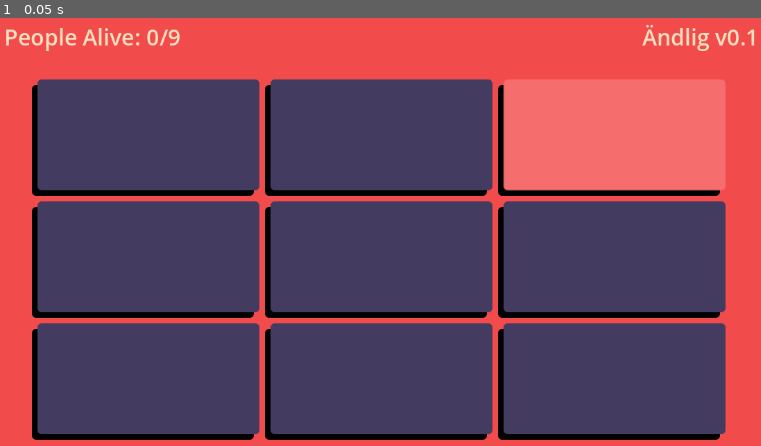
Above: before the commit, frame 1.
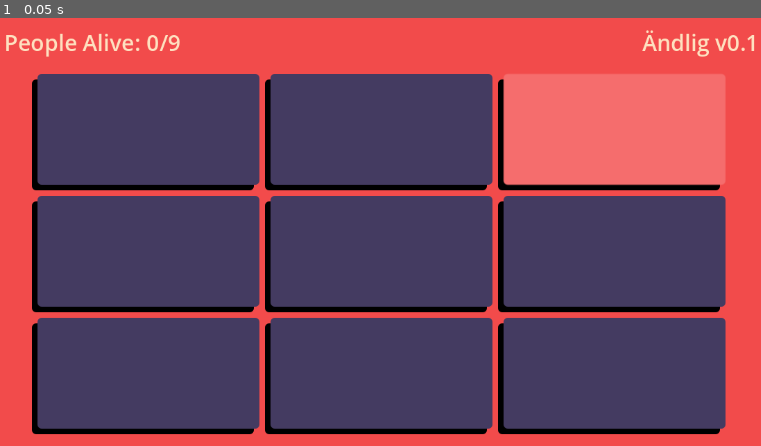
Above: after the commit, the same moment.

Repository: TheTwoBoom/andlig
Game: Godot game, scene res://game.tscn
Two runs of this game, one before a commit and one after it. Both use one fixed random seed, a clock stepped at 60 frames per second and the inputs below.
Inputs:
- Up to frame 1 (0.05 s): no input

The runs differ from the first frame. In frame 1, 12% of the frame differs, in the area x 0-100%, y 1-99%.

Commit message:
Removed ShadowCenterContainer

Diff:
--- a/game.tscn
+++ b/game.tscn
@@ -49,9 +49,6 @@
 text = "Ändlig v0.1"
 horizontal_alignment = 2
 vertical_alignment = 1
-
-[node name="ShadowCenterContainer" type="CenterContainer" parent="MarginContainer/VBoxContainer"]
-layout_mode = 2
 
 [node name="CenterContainer" type="CenterContainer" parent="MarginContainer/VBoxContainer"]
 z_index = 1
